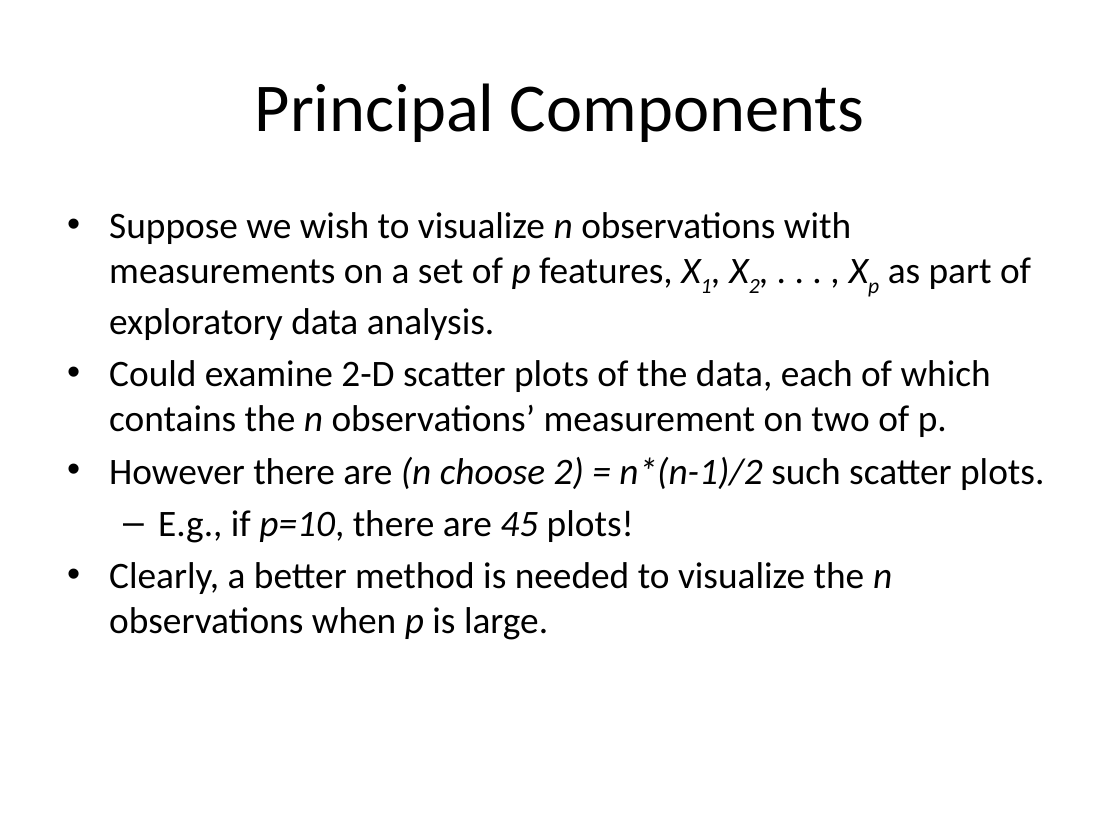
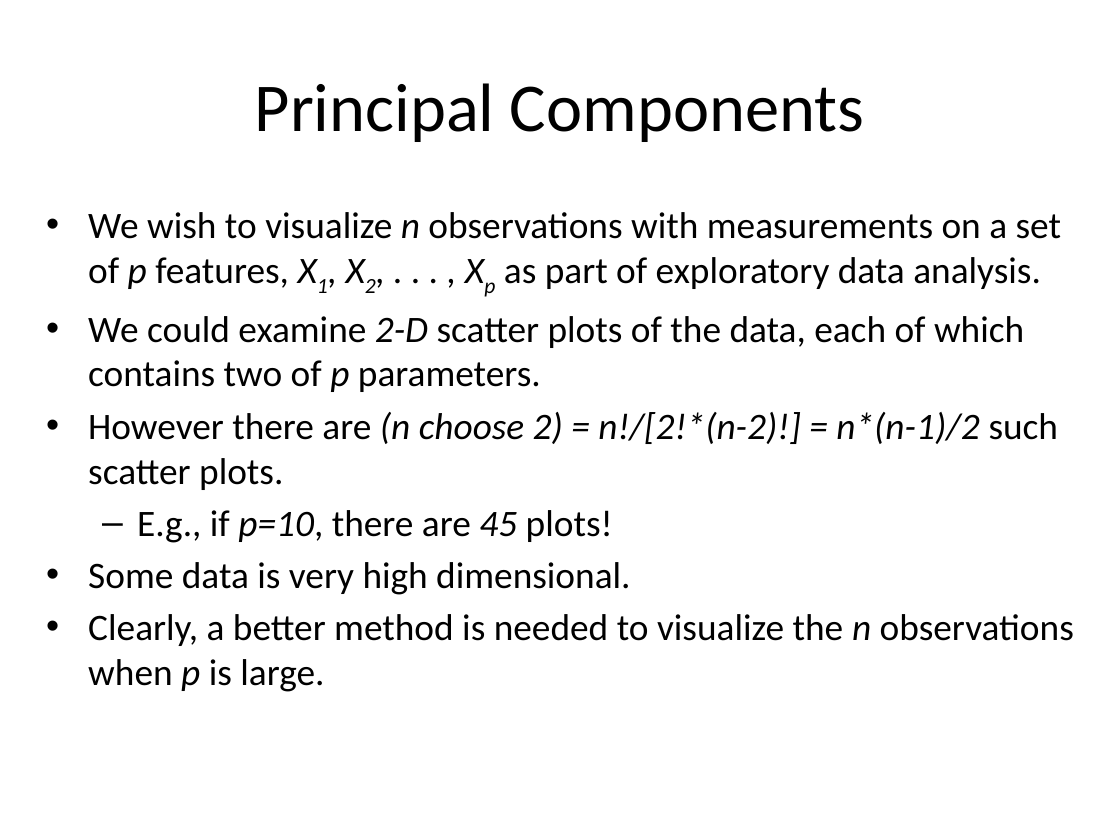
Before and after one commit to jayurbain/DataScienceIntro, a slide deck: slide 5 of slides/09_imensionality_reduction.pptx (slide 6 before the commit). Drawn at 1120x840 pixels with LibreOffice and Linux fonts; fonts in the diff are those of the drawing. Boxes give left, top, right and bottom in pixels: in the first picture for what was removed or moved away, otherwise in the second. Text is boxed around its words. In the diff, an @@ line names an element or a change of style, - is before the commit and + after.

```diff
--- a/slides/09_imensionality_reduction.pptx
+++ b/slides/09_imensionality_reduction.pptx
@@ text "We wish to visualize n ...": place and size @@
-text "We wish to visualize n ..." at (109, 212, 1044, 640)
+text "We wish to visualize n ..." at (88, 212, 1074, 692)
@@ text at (88, 212, 1061, 490): text changed @@
-• Suppose we wish to visualize n observations with measurements on a set of p features, X1, X2, . . . , Xp as part of exploratory data analysis.
-• Could examine 2-D scatter plots of the data, each of which contains the n observations’ measurement on two of p.
-• However there are (n choose 2) = n*(n-1)/2 such scatter plots.
+• We wish to visualize n observations with measurements on a set of p features, X1, X2, . . . , Xp as part of exploratory data analysis.
+• We could examine 2-D scatter plots of the data, each of which contains two of p parameters.
+• However there are (n choose 2) = n!/[2!*(n-2)!] = n*(n-1)/2 such scatter plots.
@@ text at (88, 562, 630, 595): paragraph added @@
+• Some data is very high dimensional.
```
Also in this commit, not shown: 11 other slides changed, 9 slides added, 1 slide removed, 5 other files.
